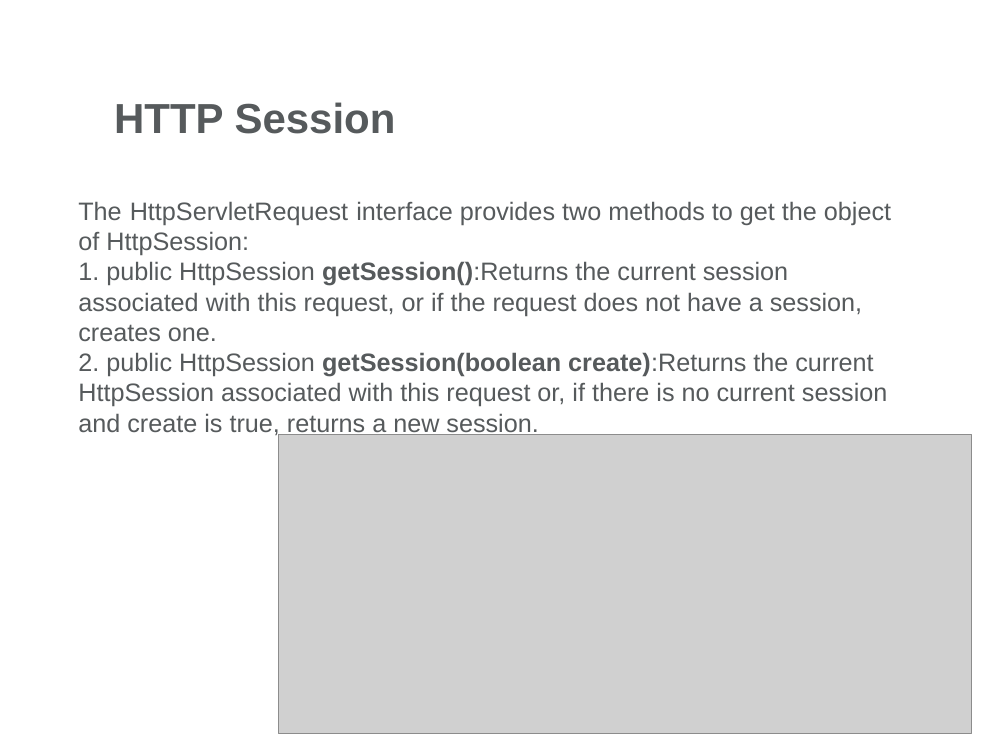
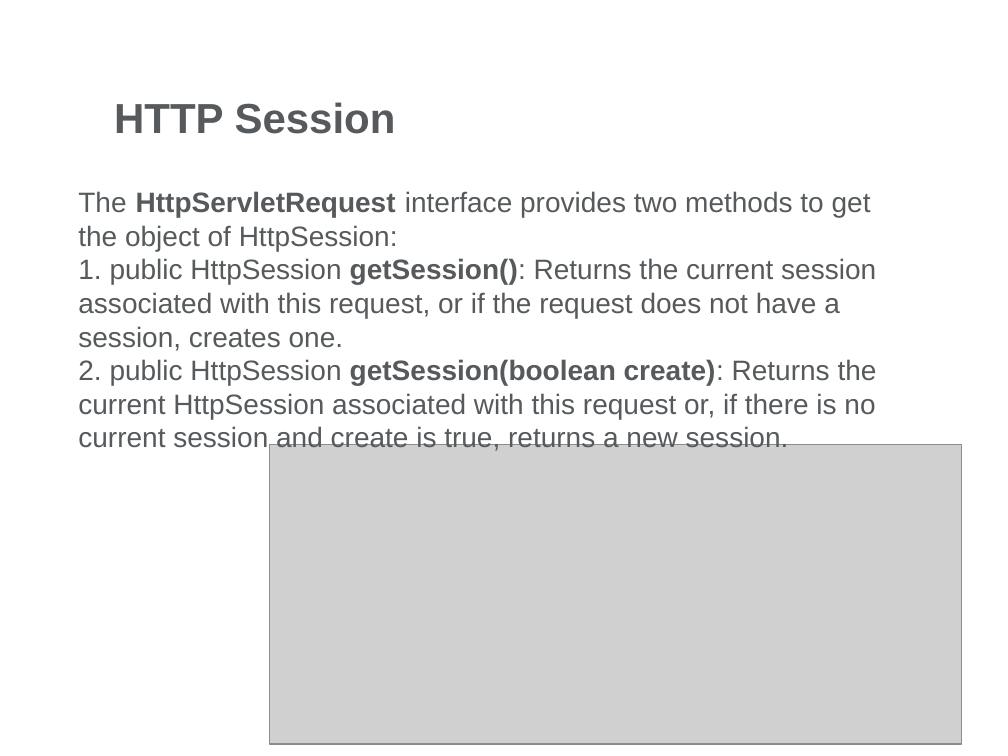
Before and after one commit to milanblank/JavaDocs, a slide deck: slide 28 of Servlets/Day2/Docs/Web Presentation-Part2.pptx. Drawn at 1008x756 pixels with LibreOffice and Linux fonts; fonts in the diff are those of the drawing; grey boxes stand for pictures; background and template pictures are left out. Boxes give left, top, right and bottom in pixels: in the first picture for what was removed or moved away, otherwise in the second. Text is boxed around its words. In the diff, an @@ line names an element or a change of style, - is before the commit and + after.

Commit message:
Servlets day2

```diff
--- a/Servlets/Day2/Docs/Web Presentation-Part2.pptx
+++ b/Servlets/Day2/Docs/Web Presentation-Part2.pptx
@@ text "The HttpServletRequest interface provides two ...": place and size @@
-text "The HttpServletRequest interface provides two ..." at [78,201,891,437]
+text "The HttpServletRequest interface provides two ..." at [78,191,877,451]
@@ text at [78,191,871,251]: size 18 to 20 pt in "The HttpServletRequest interface provides two methods to ..."; bold on in "HttpServletRequest" @@
@@ text at [78,258,877,451]: text changed; size 18 to 20 pt @@
-1. public HttpSession getSession():Returns the current session associated with this request, or if the request does not have a session, creates one.
-2. public HttpSession getSession(boolean create):Returns the current HttpSession associated with this request or, if there is no current session and create is true, returns a new session.
+1. public HttpSession getSession(): Returns the current session associated with this request, or if the request does not have a session, creates one.
+2. public HttpSession getSession(boolean create): Returns the current HttpSession associated with this request or, if there is no current session and create is true, returns a new session.
@@ picture: place and size @@
-picture at [279,434,972,734]
+picture at [269,445,962,744]
```
Also in this commit, not shown: 14 other slides changed, 25 other files.
